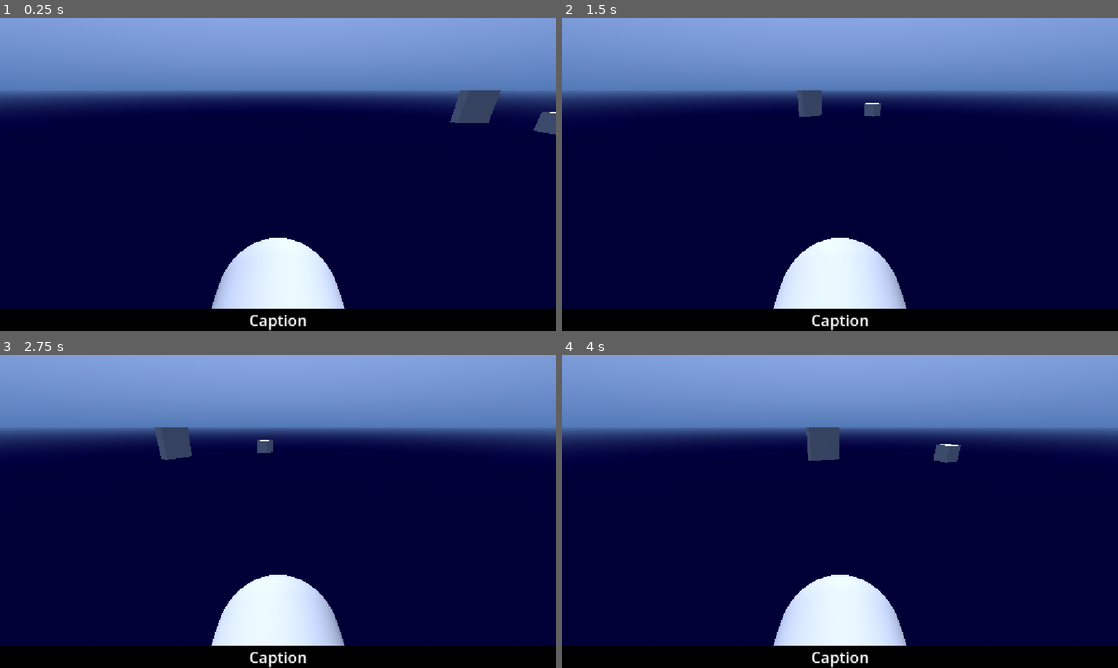
Above: before the commit, frames 1-4 (two rows, left to right).
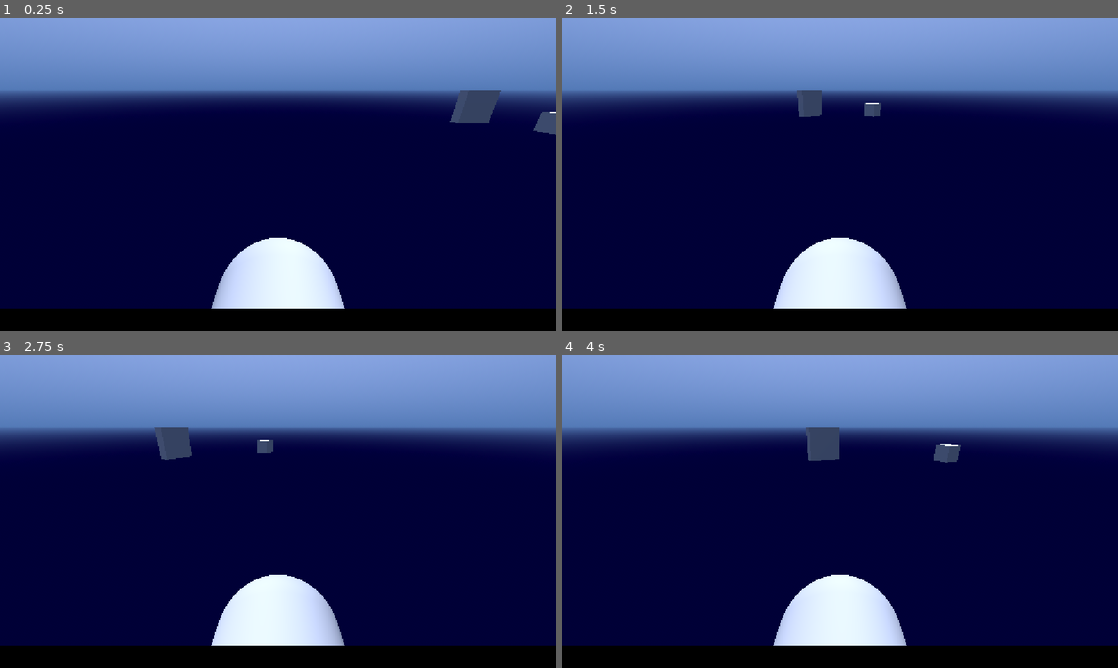
Above: after the commit, the same moments.

Repository: PeterDrake/yachtsinkers
Game: Godot game, scene res://yachtsinkers.tscn
The game is run twice, just before and just after one commit, with the same random seed, the same clock (stepped at 60 frames per second) and the same inputs. Sound files missing from this copy of the repository are replaced by a short silence.
Inputs:
- Up to frame 1 (0.25 s): no input
- Up to frame 2 (1.5 s): hold Right (right) 0.53-1.28 s; tap 1 (bite) at 0.6 s; tap 2 (dive) at 0.8, 1.35 s; hold Left (left) from 1.28 s (still down)
- Up to frame 3 (2.75 s): tap 1 (bite) at 1.55, 2.1 s; release Left (left) at 2.03 s; hold Right (right) from 2.03 s (still down); tap 2 (dive) at 2.3 s
- Up to frame 4 (4 s): release Right (right) at 2.78 s; hold Up (forward) 2.78-3.53 s; tap 2 (dive) at 2.85, 3.8 s; tap 1 (bite) at 3.05 s; hold Left (left) from 3.53 s (still down); tap Space (space) at 3.6 s

The runs differ from the first frame. In frame 1, 0.2% of the frame differs, in the area x 44-56%, y 94-100%; in frame 2, 0.2%; in frame 3, 0.2%; in frame 4, 0.2%.
Error in both runs: Out of bounds get index '0' (on base: 'PackedStringArray') (res://speech.gd:3)

Commit message:
Added caption timeout

Diff:
--- a/speech.gd
+++ b/speech.gd
@@ -6,3 +6,7 @@
 
 func say(text: String) -> void:
 	caption.text = text
+	$CaptionTimer.start()
+
+func _on_caption_timer_timeout() -> void:
+	caption.text = ""
--- a/speech.tscn
+++ b/speech.tscn
@@ -4,3 +4,9 @@
 
 [node name="Speech" type="Node" unique_id=106919617]
 script = ExtResource("1_1tdmq")
+
+[node name="CaptionTimer" type="Timer" parent="." unique_id=1790940818]
+wait_time = 10.0
+one_shot = true
+
+[connection signal="timeout" from="CaptionTimer" to="." method="_on_caption_timer_timeout"]
--- a/yachtsinkers.tscn
+++ b/yachtsinkers.tscn
@@ -100,7 +100,6 @@
 theme_override_font_sizes/font_size = 32
 theme_override_styles/normal = SubResource("StyleBoxFlat_o6jxr")
 theme_override_styles/focus = SubResource("StyleBoxFlat_ix6xn")
-text = "Caption"
 horizontal_alignment = 1
 vertical_alignment = 1
 autowrap_mode = 2
